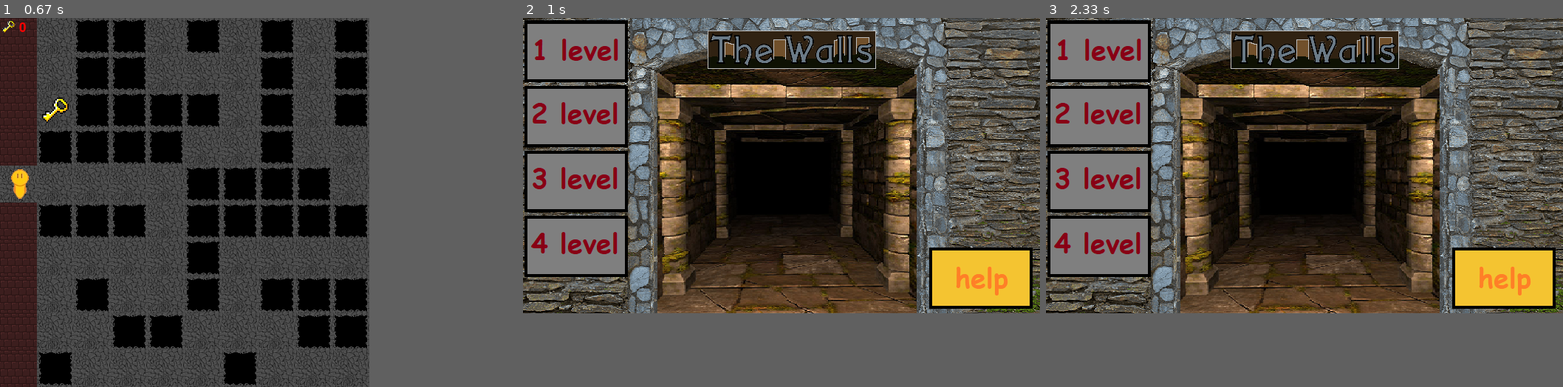
Above: before the commit, frames 1-3 (left to right).
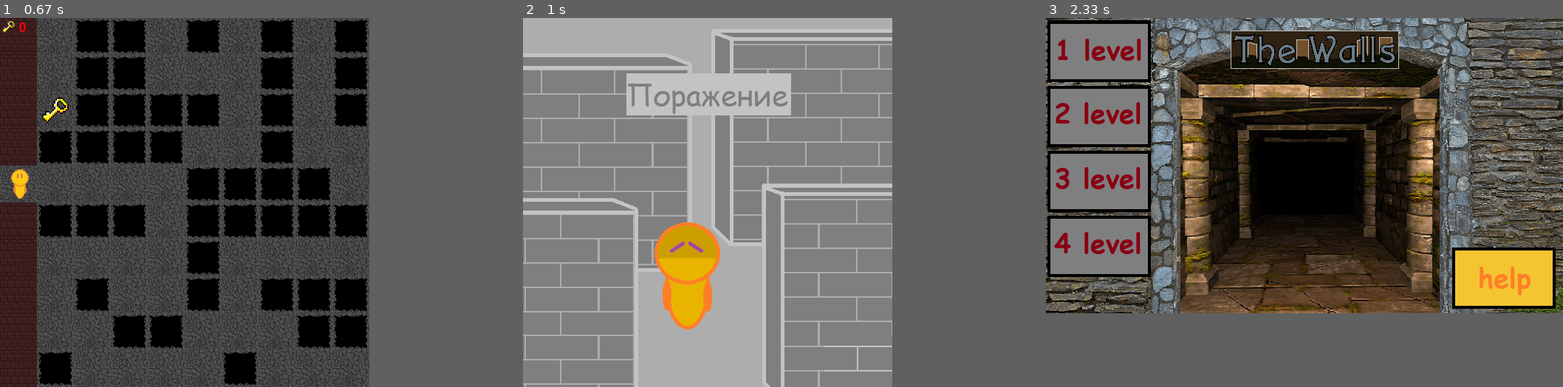
Above: after the commit, the same moments.

Repository: demonic-katana/LiceyProject_pygame
Game: pygame game, started from gameV5.py
Same seed, same stepped clock (60 frames per second), same inputs: the game is played once before the commit and once after it.
Inputs (mouse positions are in pixels of both pictures, inside the frame that each line leads up to):
- Up to frame 1 (0.67 s): click (51, 180) at 0.38 s
- Up to frame 2 (1 s): hold Esc from 0.67 s (still down); hold Right from 0.67 s (still down)
- Up to frame 3 (2.33 s): release Esc at 1.13 s; release Right at 1.13 s; click (1268, 283) at 2.22 s
In frame 2 the window is 700x400 before the commit and 500x500 after it. Grey fills any space a smaller window leaves; there, only what the larger window draws over its background counts as a difference.

Frame 1 is identical in both runs. In frame 2, 74% of the frame differs, in the area x 0-100%, y 0-100%; in frame 3, nothing differs.

Commit message:
Презентация

Diff:
--- a/gameV5.py
+++ b/gameV5.py
@@ -204,7 +204,8 @@
                         music_on = True
 
                 elif event.key == pygame.K_ESCAPE:
-                    return 1
+                    running = False
+                    game_position = 'game_over'
 
         player_pos = board.player.pos
         if board.cell[player_pos[0]][player_pos[1]].process(['m']):
@@ -343,7 +344,6 @@
                     else:
                         pygame.mixer.music.play(-1)
                         music_on = True
-                print(event.key)
         # отрисовка меню
         screen.fill(pygame.Color(0, 0, 0))
         screen.blit(image, menu_art)
Not shown, added: The Walls (презентация).PPTX
